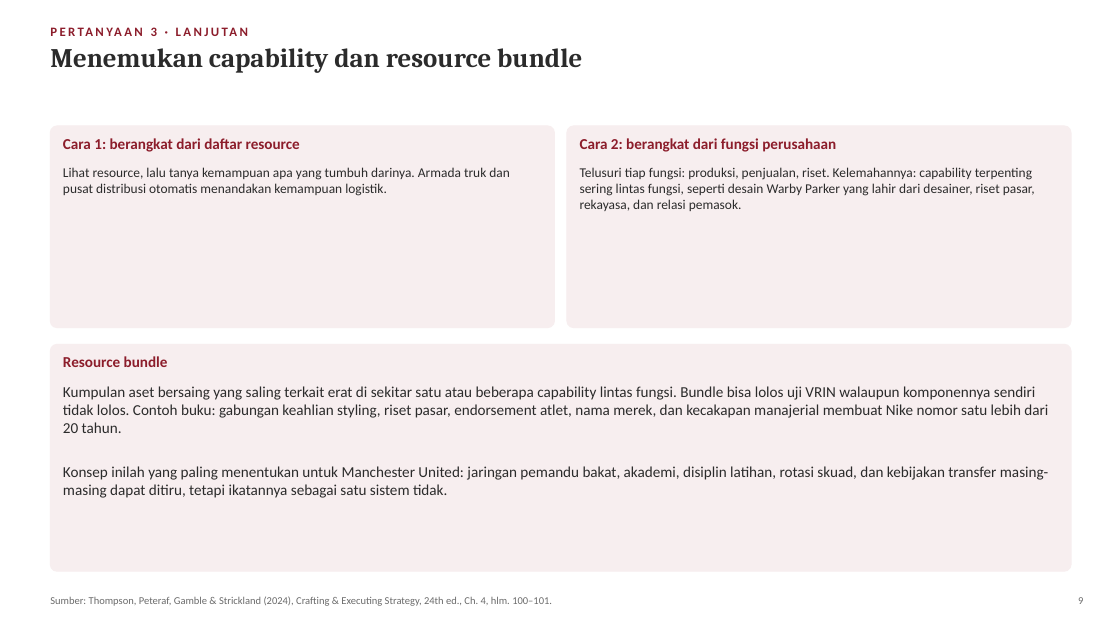
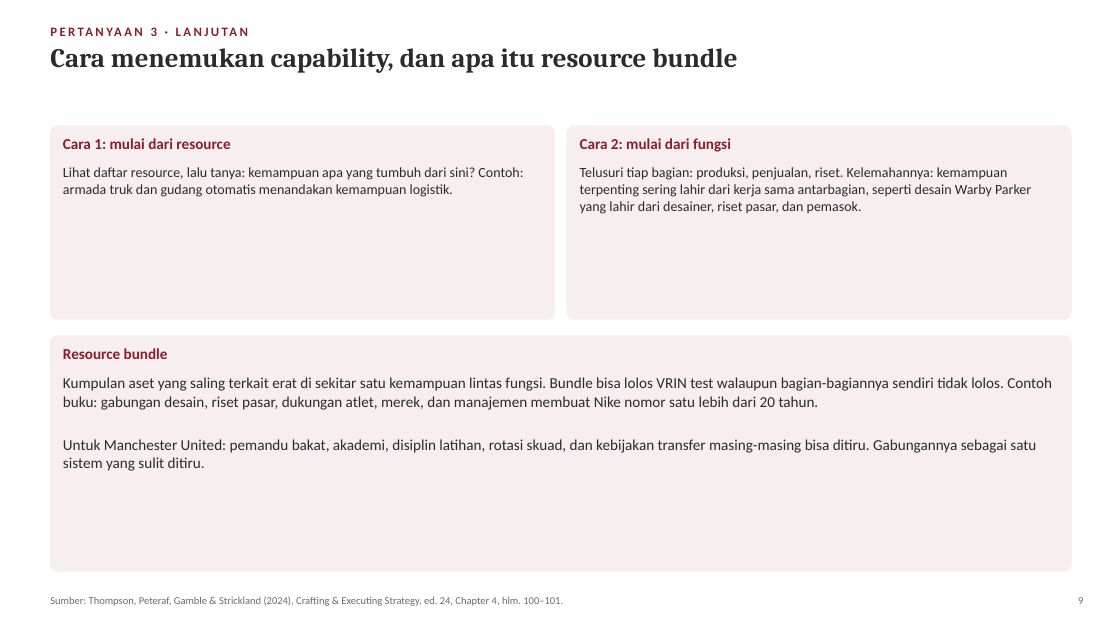
Before and after one commit to aslihabnuri/Dom-Manipulation, a slide deck: slide 9 of materi-strategic-management/presentasi/SMJKT_Group 4_Case Manchester United.pptx. Drawn at 1120x630 pixels with LibreOffice and Linux fonts; fonts in the diff are those of the drawing. Boxes give left, top, right and bottom in pixels: in the first picture for what was removed or moved away, otherwise in the second. Text is boxed around its words. In the diff, an @@ line names an element or a change of style, - is before the commit and + after.

```diff
--- a/materi-strategic-management/presentasi/SMJKT_Group 4_Case Manchester United.pptx
+++ b/materi-strategic-management/presentasi/SMJKT_Group 4_Case Manchester United.pptx
@@ text at [50, 48, 737, 73]: text changed @@
-Menemukan capability dan resource bundle
+Cara menemukan capability, dan apa itu resource bundle
@@ rounded rectangle: place and size @@
-rounded rectangle at [50, 126, 555, 328]
+rounded rectangle at [50, 126, 555, 319]
@@ text at [63, 138, 230, 149]: text changed @@
-Cara 1: berangkat dari daftar resource
+Cara 1: mulai dari resource
@@ proportions changed in 3 elements at [50, 336, 1071, 571], [50, 126, 555, 319], [567, 126, 1071, 319] @@
@@ rounded rectangle: place and size @@
-rounded rectangle at [567, 126, 1071, 328]
+rounded rectangle at [567, 126, 1071, 319]
@@ text at [580, 138, 731, 152]: text changed @@
-Cara 2: berangkat dari fungsi perusahaan
+Cara 2: mulai dari fungsi
@@ text at [63, 167, 523, 197]: text changed; size 11.5 to 12 pt @@
-Lihat resource, lalu tanya kemampuan apa yang tumbuh darinya. Armada truk dan pusat distribusi otomatis menandakan kemampuan logistik.
+Lihat daftar resource, lalu tanya: kemampuan apa yang tumbuh dari sini? Contoh: armada truk dan gudang otomatis menandakan kemampuan logistik.
@@ text at [580, 167, 1031, 214]: text changed; size 11.5 to 12 pt @@
-Telusuri tiap fungsi: produksi, penjualan, riset. Kelemahannya: capability terpenting sering lintas fungsi, seperti desain Warby Parker yang lahir dari desainer, riset pasar, rekayasa, dan relasi pemasok.
+Telusuri tiap bagian: produksi, penjualan, riset. Kelemahannya: kemampuan terpenting sering lahir dari kerja sama antarbagian, seperti desain Warby Parker yang lahir dari desainer, riset pasar, dan pemasok.
@@ rounded rectangle: place and size @@
-rounded rectangle at [50, 344, 1071, 571]
+rounded rectangle at [50, 336, 1071, 571]
@@ text "Resource bundle": place and size @@
-text "Resource bundle" at [63, 356, 168, 367]
+text "Resource bundle" at [63, 348, 168, 359]
@@ text at [63, 377, 1052, 471]: text changed @@
-Kumpulan aset bersaing yang saling terkait erat di sekitar satu atau beberapa capability lintas fungsi. Bundle bisa lolos uji VRIN walaupun komponennya sendiri tidak lolos. Contoh buku: gabungan keahlian styling, riset pasar, endorsement atlet, nama merek, dan kecakapan manajerial membuat Nike nomor satu lebih dari 20 tahun.
-Konsep inilah yang paling menentukan untuk Manchester United: jaringan pemandu bakat, akademi, disiplin latihan, rotasi skuad, dan kebijakan transfer masing-masing dapat ditiru, tetapi ikatannya sebagai satu sistem tidak.
+Kumpulan aset yang saling terkait erat di sekitar satu kemampuan lintas fungsi. Bundle bisa lolos VRIN test walaupun bagian-bagiannya sendiri tidak lolos. Contoh buku: gabungan desain, riset pasar, dukungan atlet, merek, dan manajemen membuat Nike nomor satu lebih dari 20 tahun.
+Untuk Manchester United: pemandu bakat, akademi, disiplin latihan, rotasi skuad, dan kebijakan transfer masing-masing bisa ditiru. Gabungannya sebagai satu sistem yang sulit ditiru.
@@ text at [50, 596, 563, 606]: text changed @@
-Sumber: Thompson, Peteraf, Gamble & Strickland (2024), Crafting & Executing Strategy, 24th ed., Ch. 4, hlm. 100–101.
+Sumber: Thompson, Peteraf, Gamble & Strickland (2024), Crafting & Executing Strategy, ed. 24, Chapter 4, hlm. 100–101.
```
Also in this commit, not shown: 38 other slides changed, 1 slide added, 4 slides removed, 2 other files.
